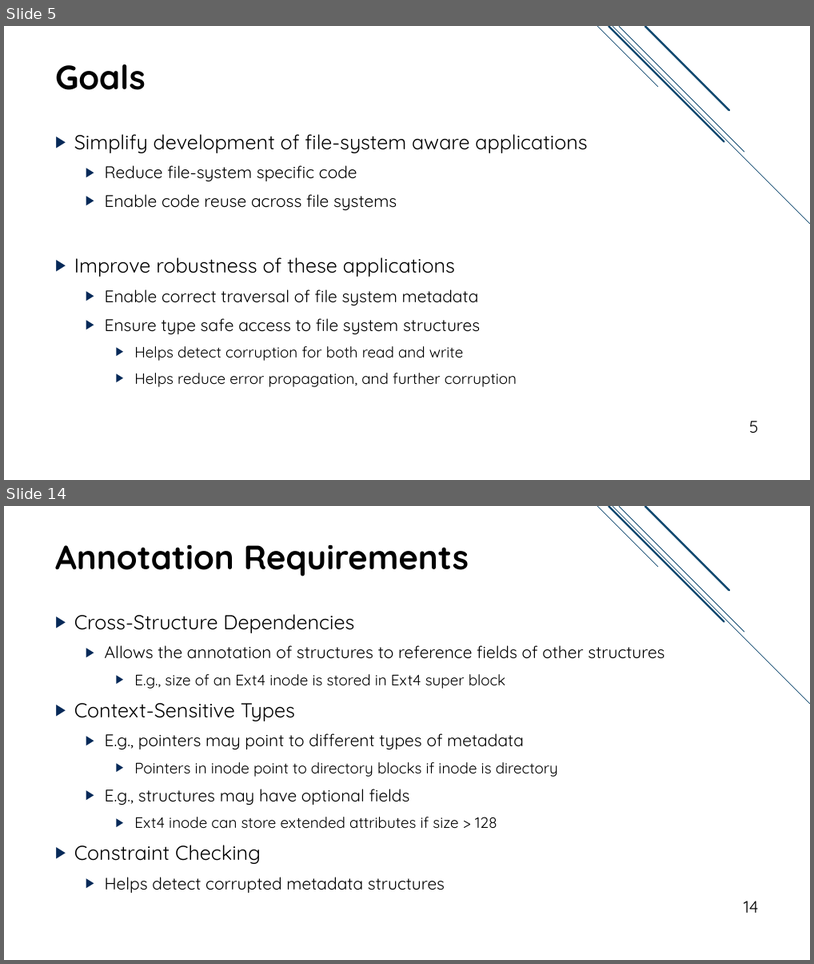
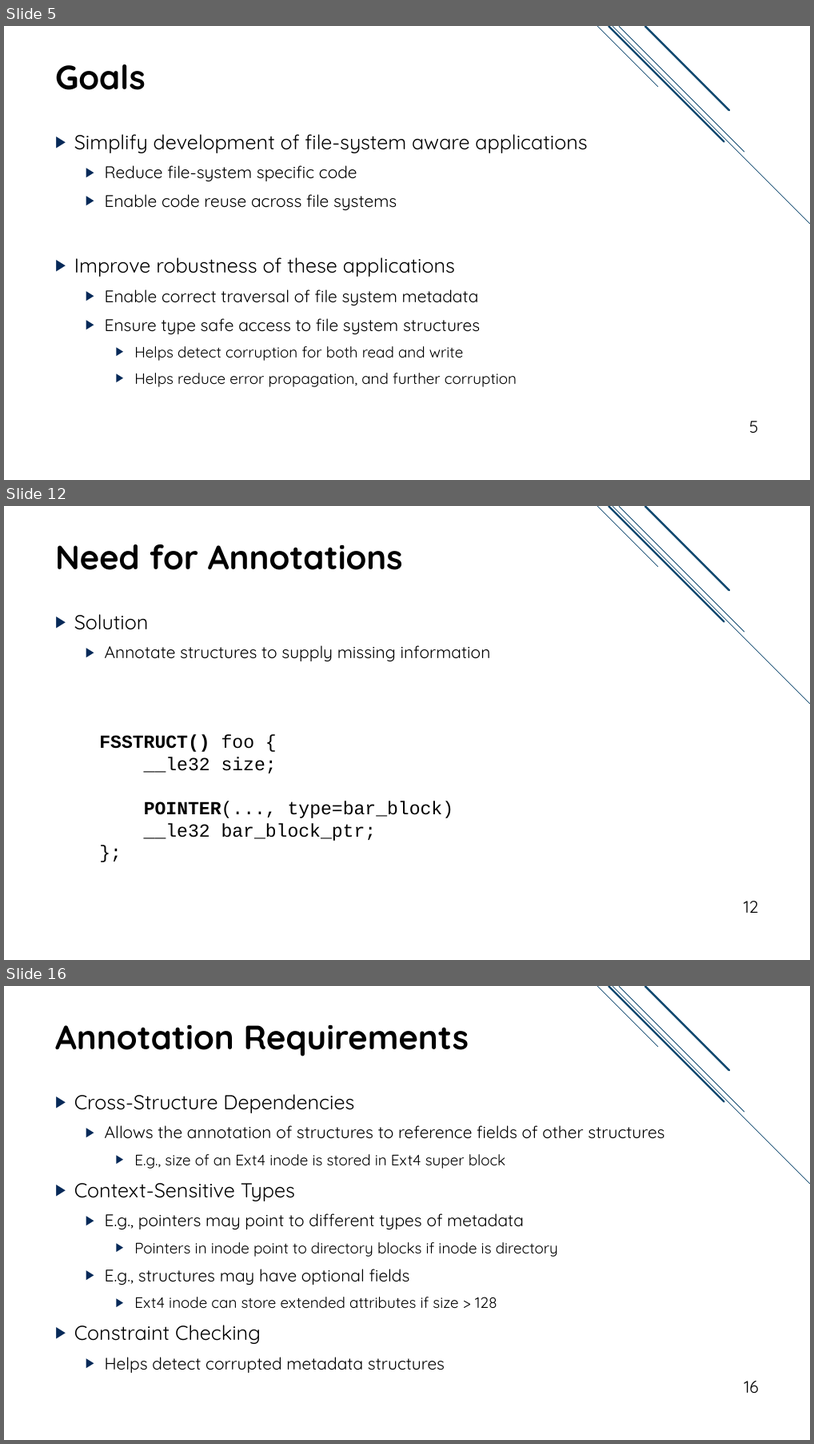
Before and after one commit to jacksun007/spiffy-paper, a slide deck: talk/spiffy_talk.pptx. Shown one above the other, each under a label of ours: slides 5 and 14 before the commit, slides 5, 12 and 16 after it; the slides between them are not shown. The pictures are 814x964 and 814x1444 pixels, drawn with LibreOffice and Linux fonts; fonts in the diff are those of the drawing. Boxes give left, top, right and bottom in pixels: in the first picture for what was removed or moved away, otherwise in the second. Text is boxed around its words. In the diff, an @@ line names an element or a change of style, - is before the commit and + after.

```diff
--- a/talk/spiffy_talk.pptx
+++ b/talk/spiffy_talk.pptx
@@ slide 12 added at bbox=[4, 506, 810, 960], background #FFFFFF; not listed: 5 template elements that a slide beside it also shows @@
@@ title added at bbox=[55, 544, 403, 570], 40 pt, text #000000, bold @@
+Need for Annotations
@@ text added at bbox=[74, 614, 491, 662], 20 pt, text #000000 @@
+▶ Solution
+  ▶ Annotate structures to supply missing information
@@ text added at bbox=[99, 734, 454, 840], 22 pt, text #000000 @@
+  FSSTRUCT() foo {
+  __le32 size;
+  POINTER(..., type=bar_block)
+  __le32 bar_block_ptr;
+  };
@@ page number added at bbox=[744, 900, 759, 912], 20 pt, text #000000 @@
+12
@@ what was slide 14 is now slide 16 @@
@@ page number at bbox=[744, 1380, 758, 1393]: text changed @@
-14
+16
```
Also in this commit, not shown: 22 slides changed, 1 other slide added.
